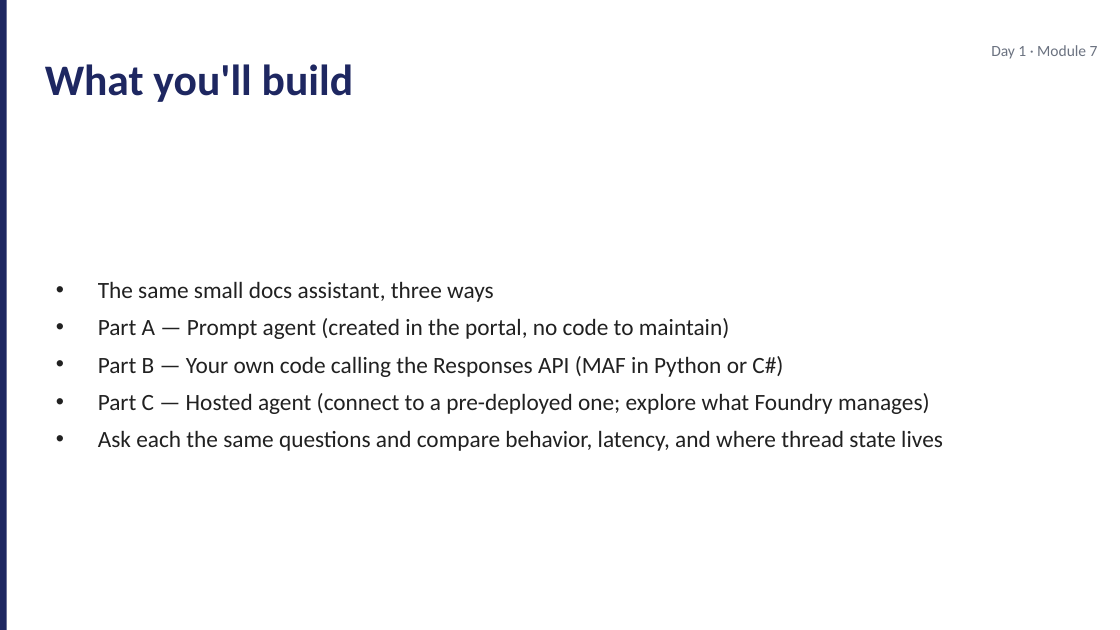
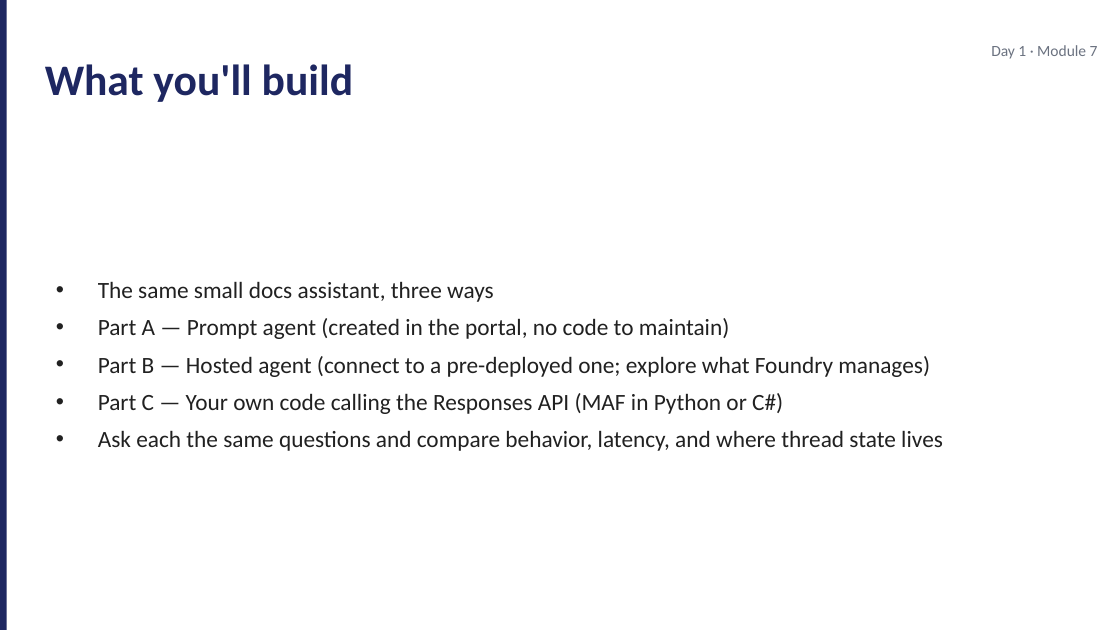
Before and after one commit to JimPiquant/Building-AI-Apps-and-Agents, a slide deck: slide 2 of decks/day1/module-7-lab-kickoff.pptx. Drawn at 1120x630 pixels with LibreOffice and Linux fonts; fonts in the diff are those of the drawing. Boxes give left, top, right and bottom in pixels: in the first picture for what was removed or moved away, otherwise in the second. Text is boxed around its words. In the diff, an @@ line names an element or a change of style, - is before the commit and + after.

```diff
--- a/decks/day1/module-7-lab-kickoff.pptx
+++ b/decks/day1/module-7-lab-kickoff.pptx
@@ text at (x1=98, y1=356, x2=930, y2=414): text changed @@
-• Part B — Your own code calling the Responses API (MAF in Python or C#)
-• Part C — Hosted agent (connect to a pre-deployed one; explore what Foundry manages)
+• Part B — Hosted agent (connect to a pre-deployed one; explore what Foundry manages)
+• Part C — Your own code calling the Responses API (MAF in Python or C#)
```
Also in this commit, not shown: 4 other slides changed, 22 other files.
